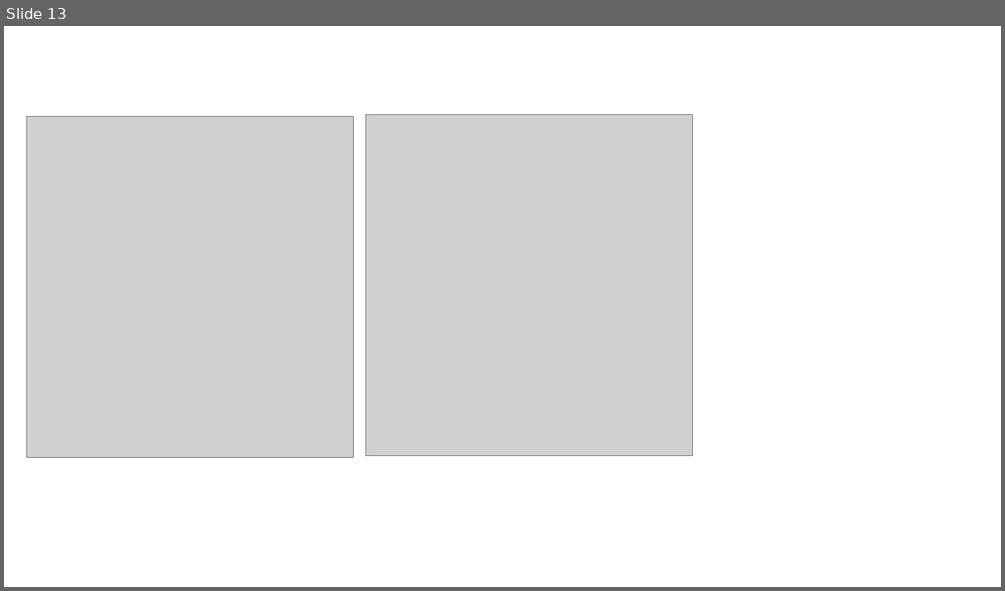
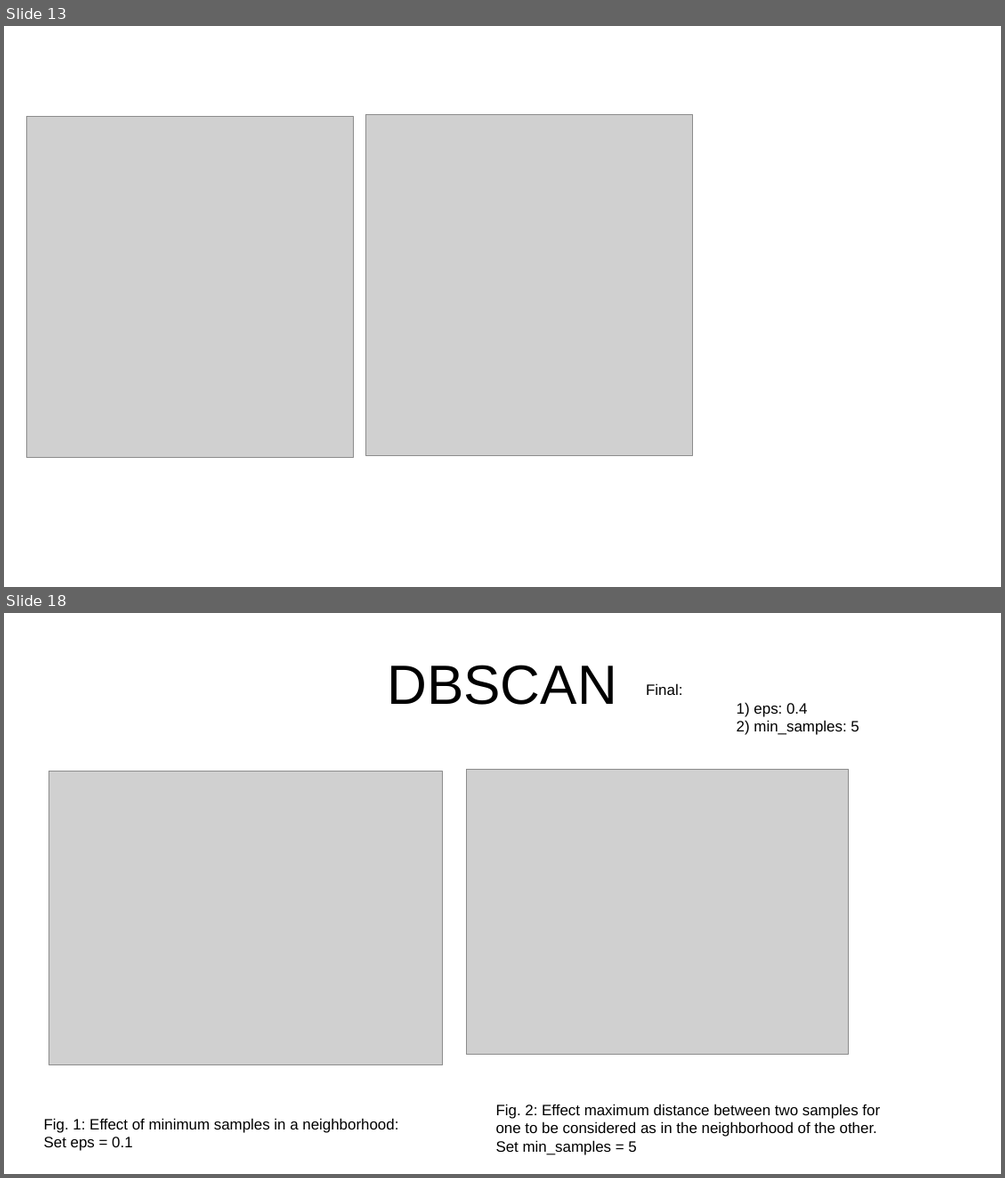
Before and after one commit to anabenitoterreros/TEPaat, a slide deck: reports/results_summary.pptx. Shown one above the other, each under a label of ours: slide 13 before the commit, slides 13 and 18 after it; the slides between them are not shown. The pictures are 1005x591 and 1005x1178 pixels, drawn with LibreOffice and Linux fonts; fonts in the diff are those of the drawing; grey boxes stand for pictures. Boxes give left, top, right and bottom in pixels: in the first picture for what was removed or moved away, otherwise in the second. Text is boxed around its words. In the diff, an @@ line names an element or a change of style, - is before the commit and + after.

```diff
--- a/reports/results_summary.pptx
+++ b/reports/results_summary.pptx
@@ slide 18 added at [4, 613, 1001, 1174], background #FFFFFF @@
@@ title added at [387, 665, 617, 705], 44 pt, text #000000 @@
+DBSCAN
@@ text added at [646, 683, 858, 735], 12 pt, text #000000 @@
+Final:
+1) eps: 0.4
+2) min_samples: 5
@@ picture added at [49, 771, 443, 1065] @@
@@ picture added at [466, 770, 848, 1055] @@
@@ text added at [44, 1118, 398, 1151], 12 pt, text #000000 @@
+Fig. 1: Effect of minimum samples in a neighborhood:
+Set eps = 0.1
@@ text added at [496, 1103, 880, 1155], 12 pt, text #000000 @@
+Fig. 2: Effect maximum distance between two samples for one to be considered as in the neighborhood of the other. Set min_samples = 5
```
Also in this commit, not shown: 5 slides changed, 9 other slides added, 1 slide removed, 14 other files.
